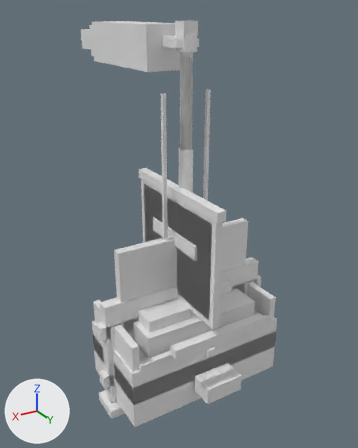
Before and after pictures for a commit that changed the glTF model game/Airside/Assets/StreamingAssets/Airside/Art/Models/Props/mdl_airfield_props_kit_authored_v01.gltf.
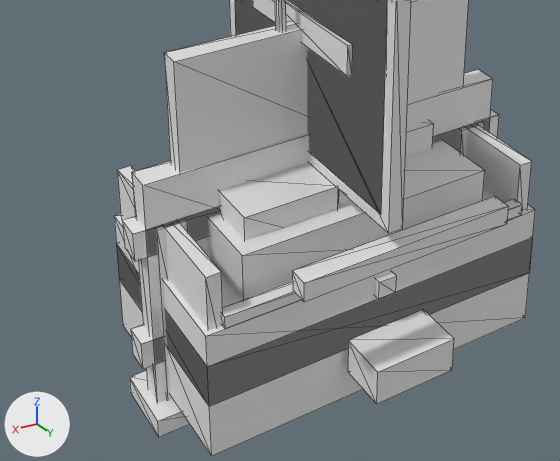
Each version is shown whole from a 50 mm camera at (2.05, 3.31, 3.32) aimed at (-0.19, -0.43, 1.45), then close up on the part from 12% to 80% of the width and 51% to 96% of the height. Every picture has the same lights, and +X, +Y and +Z are marked at lower left. The last two pictures show the newer version. The close-ups show mesh edges as thin lines.

Names of what the first close-up shows: 'baggage_dolly', 'barrier', 'dolly_bag_b', 'dolly_bed', 'dolly_cargo', 'dolly_handle', 'dolly_hitch', 'dolly_rail_l', 'dolly_rail_r', 'sign_board', 'sign_face', 'sign_reflector' and 11 more.
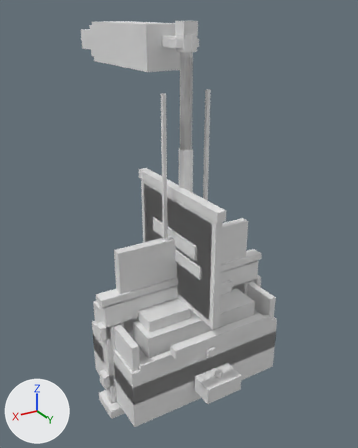
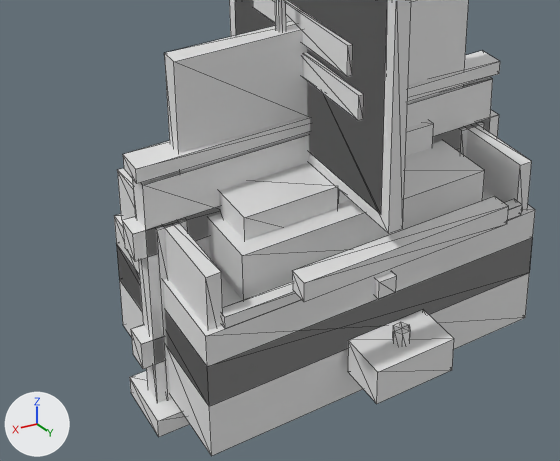
Pixel boxes [x1, y1, x2, y2] of what changed, in the close-ups (560 x 461 px):
```json
{"object": "barrier_top_cap", "change": "added", "after": [123, 51, 500, 184]}
{"object": "sign_glyph_bar_b", "change": "added", "after": [303, 53, 364, 121]}
{"object": "dolly_hitch_pin", "change": "added", "after": [393, 322, 410, 346]}
```

The change, as JSON lines over the scene's bpy script:
```json
{"op": "add", "block": "me_barrier_top_cap", "code": ["me_barrier_top_cap = bpy.data.meshes.new('barrier_top_cap')", "me_barrier_top_cap.from_pydata(...)  # a box spanning x -0.82..0.82, y -0.06..0.06, z 1.12..1.18"]}
{"op": "add", "block": "me_sign_glyph_bar_b", "code": ["me_sign_glyph_bar_b = bpy.data.meshes.new('sign_glyph_bar_b')", "me_sign_glyph_bar_b.from_pydata(...)  # a box spanning x 0.11..0.13, y -0.025..0.425, z 1.35..1.45"]}
{"op": "add", "block": "me_dolly_hitch_pin", "code": ["me_dolly_hitch_pin = bpy.data.meshes.new('dolly_hitch_pin')", "me_dolly_hitch_pin.from_pydata(...)  # a 6-sided cylinder along z spanning x -0.035..0.035, y 0.5197..0.5803, z 0.36..0.48"]}
{"op": "add", "block": "ob_barrier_top_cap", "code": ["ob_barrier_top_cap = bpy.data.objects.new('barrier_top_cap', me_barrier_top_cap)", "ob_barrier_top_cap.location = (0.0, 0.0, 0.0)"]}
{"op": "add", "block": "ob_sign_glyph_bar_b", "code": ["ob_sign_glyph_bar_b = bpy.data.objects.new('sign_glyph_bar_b', me_sign_glyph_bar_b)", "ob_sign_glyph_bar_b.location = (0.0, 0.0, 0.0)"]}
{"op": "add", "block": "ob_dolly_hitch_pin", "code": ["ob_dolly_hitch_pin = bpy.data.objects.new('dolly_hitch_pin', me_dolly_hitch_pin)", "ob_dolly_hitch_pin.location = (0.0, 0.0, 0.0)"]}
```
